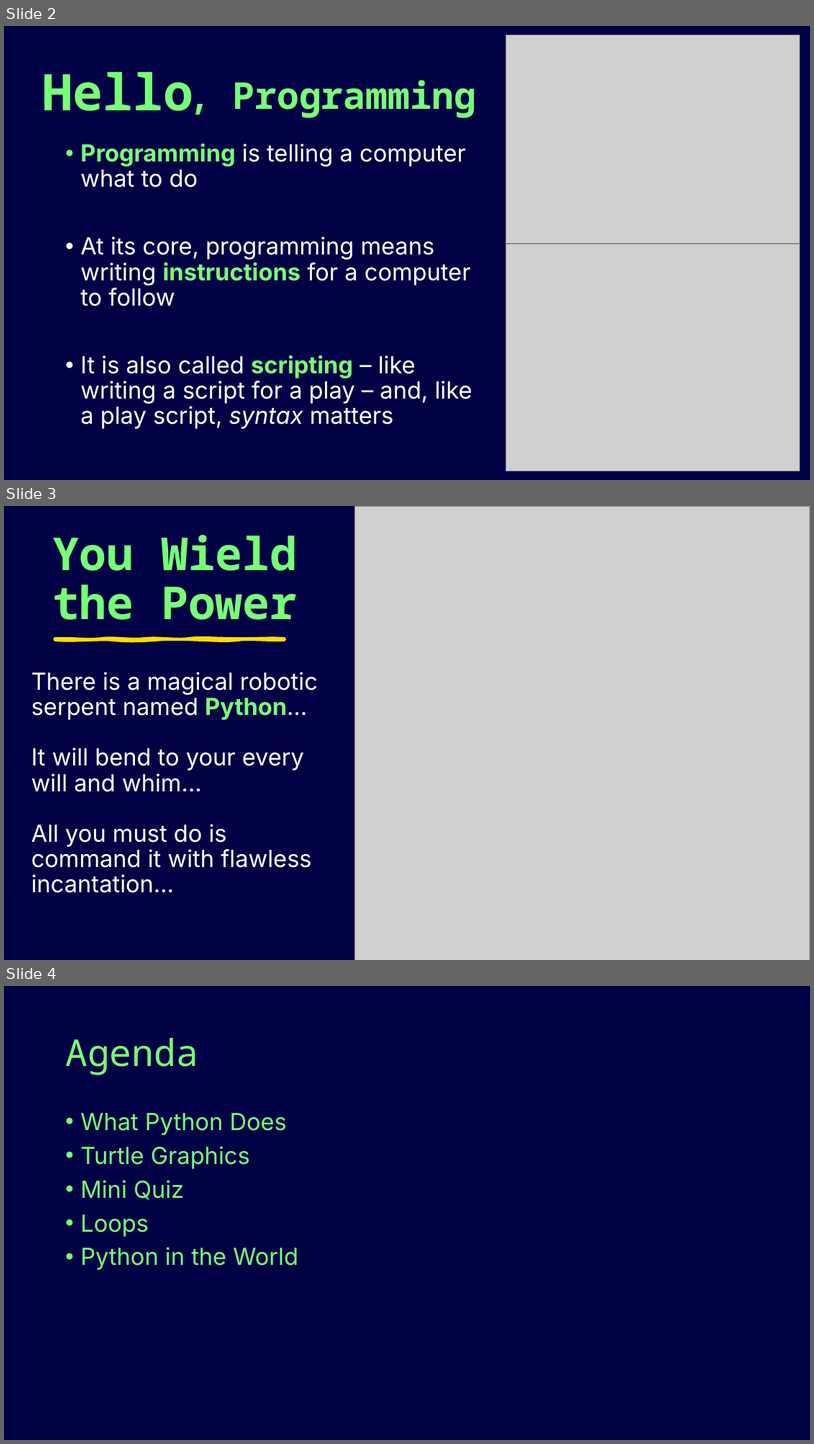
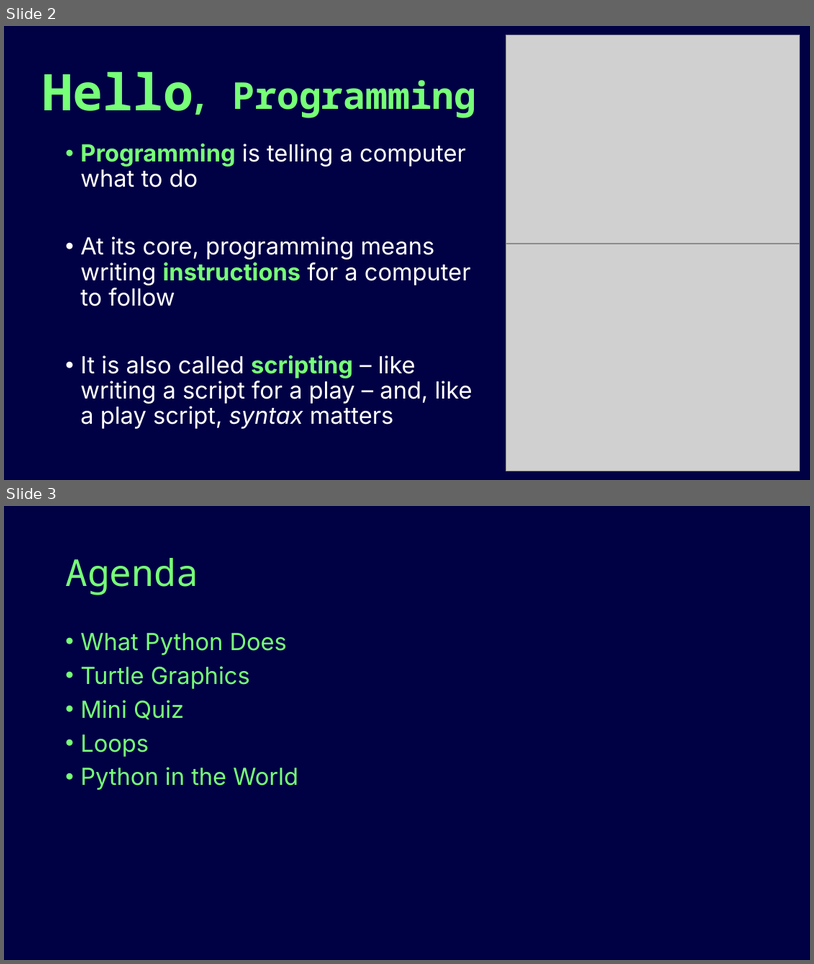
Before and after one commit to hytechclub/cs-sampler, a slide deck: Python/Python.pptx. Shown one above the other, each under a label of ours: slides 2, 3 and 4 before the commit, slides 2 and 3 after it. The pictures are 814x1444 and 814x964 pixels, drawn with LibreOffice and Linux fonts; fonts in the diff are those of the drawing; grey boxes stand for pictures. Boxes give left, top, right and bottom in pixels: in the first picture for what was removed or moved away, otherwise in the second. Text is boxed around its words. In the diff, an @@ line names an element or a change of style, - is before the commit and + after.

```diff
--- a/Python/Python.pptx
+++ b/Python/Python.pptx
@@ slide 3 removed at (x1=4, y1=506, x2=810, y2=960), background #000044 @@
@@ rectangle removed at (x1=4, y1=506, x2=810, y2=960) @@
@@ picture removed at (x1=355, y1=506, x2=810, y2=960) @@
@@ title removed at (x1=52, y1=535, x2=297, y2=620) @@
-You Wield the Power
@@ freeform shape removed at (x1=55, y1=638, x2=285, y2=640) @@
@@ text removed at (x1=31, y1=672, x2=318, y2=893) @@
-There is a magical robotic serpent named Python…
-It will bend to your every will and whim…
-All you must do is command it with flawless incantation…
@@ what was slide 4 is now slide 3 @@
```
Also in this commit, not shown: 1 other file.
